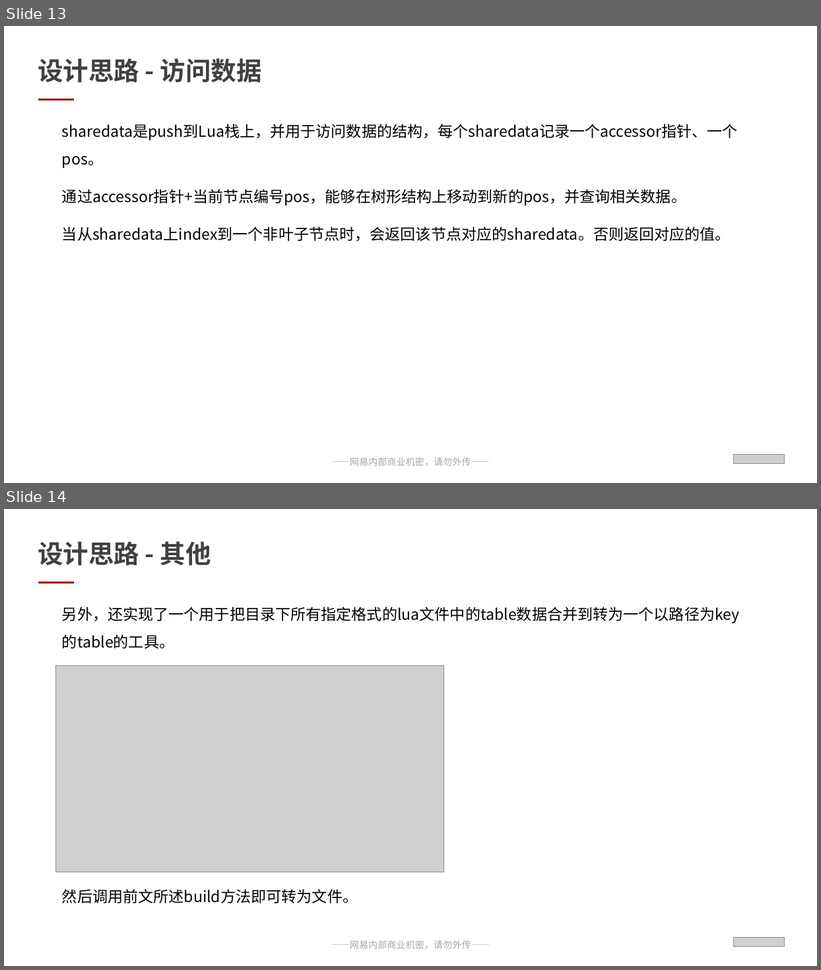
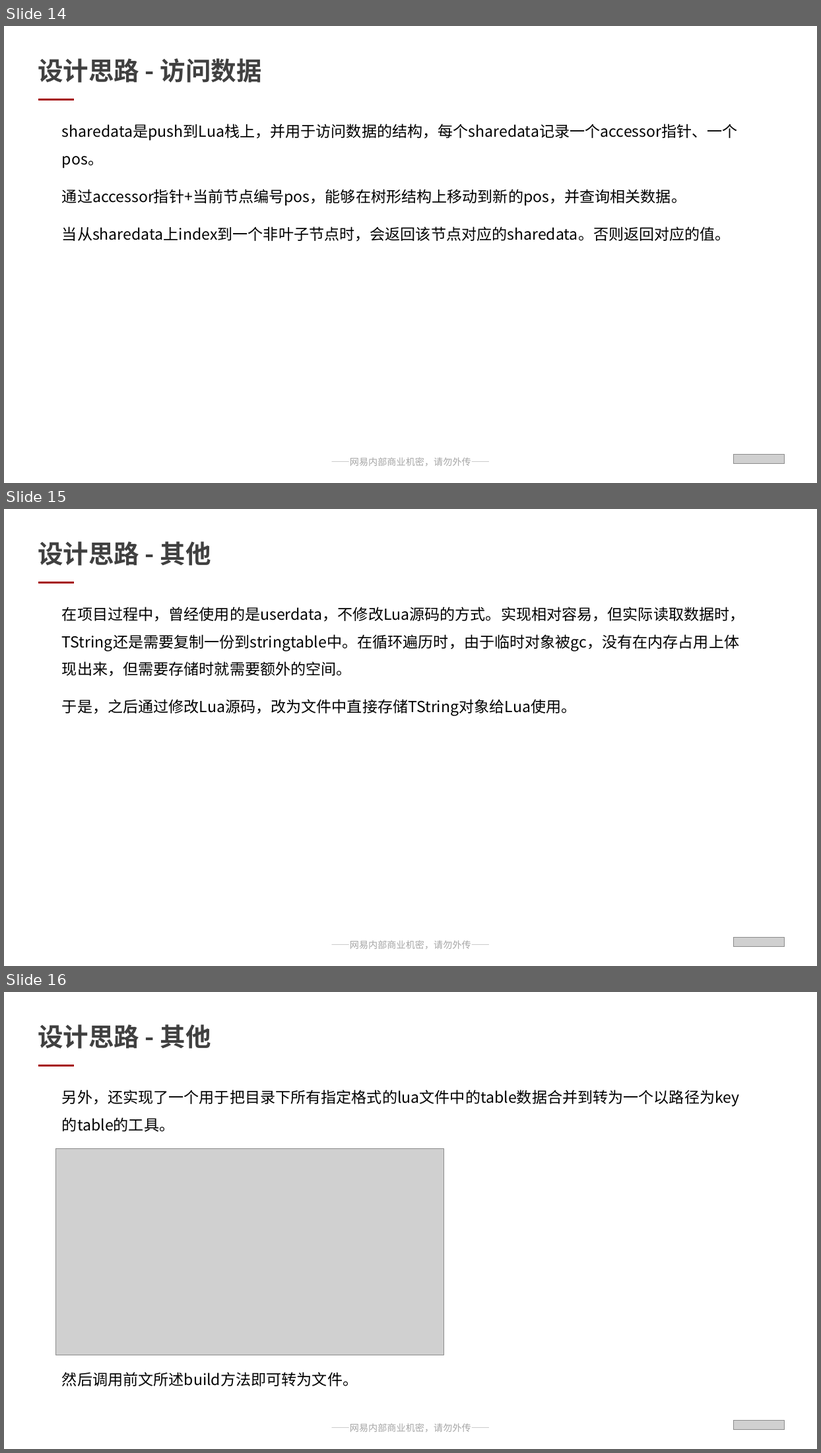
Before and after one commit to qwerbmb/lua_sh, a slide deck: test_speed/汇报ppt_刘淩峰.pptx. Shown one above the other, each under a label of ours: slides 13 and 14 before the commit, slides 14, 15 and 16 after it. The pictures are 821x970 and 821x1453 pixels, drawn with LibreOffice and Linux fonts; fonts in the diff are those of the drawing; grey boxes stand for pictures. Boxes give left, top, right and bottom in pixels: in the first picture for what was removed or moved away, otherwise in the second. Text is boxed around its words. In the diff, an @@ line names an element or a change of style, - is before the commit and + after.

```diff
--- a/test_speed/汇报ppt_刘淩峰.pptx
+++ b/test_speed/汇报ppt_刘淩峰.pptx
@@ slide 15 added at box(4, 509, 817, 966), background #FFFFFF; not listed: 1 template element that a slide beside it also shows @@
@@ text added at box(38, 541, 211, 566), 30 pt, text #404040, bold @@
+设计思路 - 其他
@@ line added from (38, 583) to (73, 583), #A50A0D 2 pt @@
@@ text added at box(62, 607, 745, 716), 18 pt, text #000000 @@
+在项目过程中，曾经使用的是userdata，不修改Lua源码的方式。实现相对容易，但实际读取数据时，TString还是需要复制一份到stringtable中。在循环遍历时，由于临时对象被gc，没有在内存占用上体现出来，但需要存储时就需要额外的空间。
+于是，之后通过修改Lua源码，改为文件中直接存储TString对象给Lua使用。
@@ picture added at box(733, 938, 784, 947) @@
@@ what was slide 13 is now slide 14 @@
@@ what was slide 14 is now slide 16 @@
```
Also in this commit, not shown: 2 slides changed, 1 other slide added.
